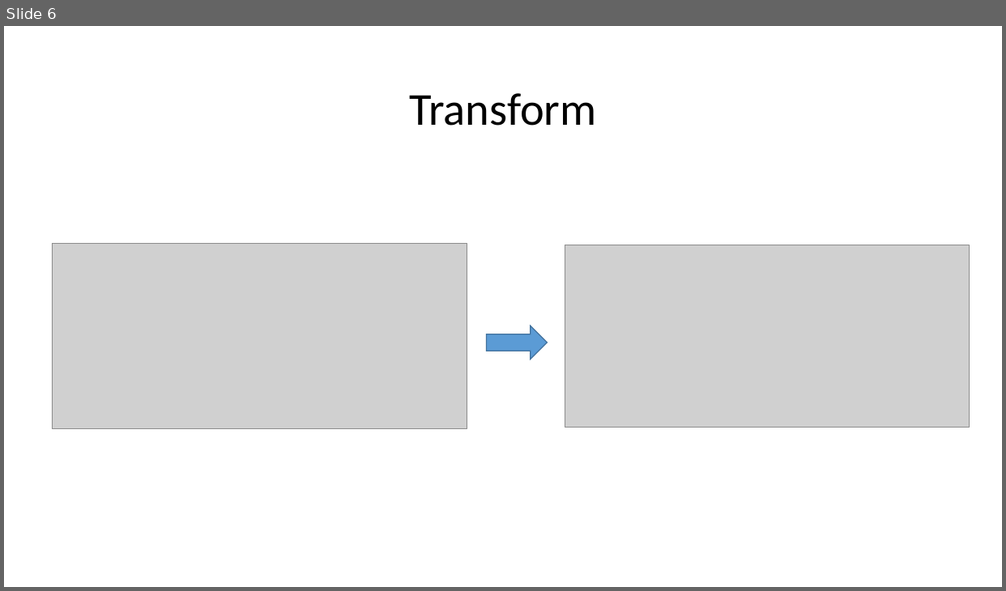
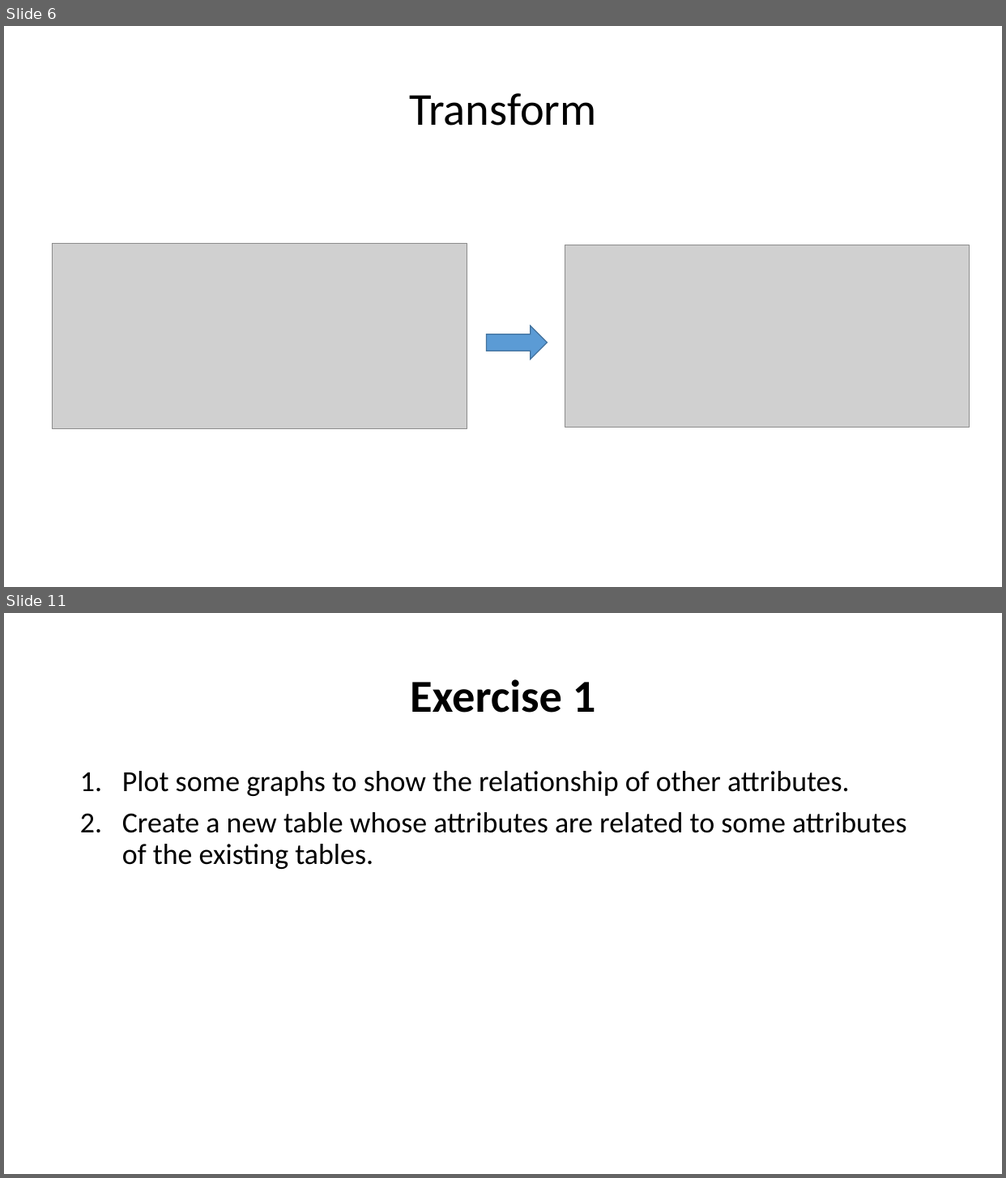
Before and after one commit to kimteespk/DADS5001-Data-Analytics-and-Data-Science-Tools-and-Programming, a slide deck: 12-PowerBI/DSTools-Power-BI.pptx. Shown one above the other, each under a label of ours: slide 6 before the commit, slides 6 and 11 after it; the slides between them are not shown. The pictures are 1006x591 and 1006x1178 pixels, drawn with LibreOffice and Linux fonts; fonts in the diff are those of the drawing; grey boxes stand for pictures. Boxes give left, top, right and bottom in pixels: in the first picture for what was removed or moved away, otherwise in the second. Text is boxed around its words. In the diff, an @@ line names an element or a change of style, - is before the commit and + after.

```diff
--- a/12-PowerBI/DSTools-Power-BI.pptx
+++ b/12-PowerBI/DSTools-Power-BI.pptx
@@ slide 11 added at [4,613,1002,1174], background #FFFFFF @@
@@ title added at [410,679,596,713], 44 pt, text #000000, bold @@
+Exercise 1
@@ text added at [122,771,907,869], 28 pt, text #000000 @@
+1. Plot some graphs to show the relationship of other attributes.
+2. Create a new table whose attributes are related to some attributes of the existing tables.
```
Also in this commit, not shown: 4 slides changed, 3 other slides added, 1 slide removed, 1 other file.
